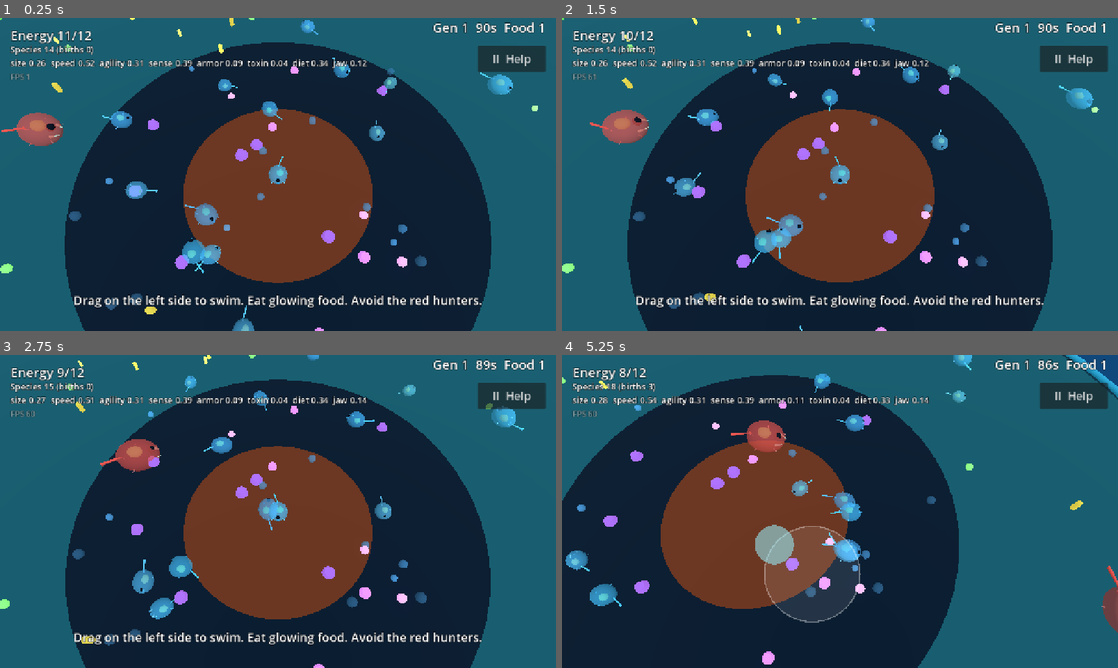
Above: before the commit, frames 1-4 (two rows, left to right).
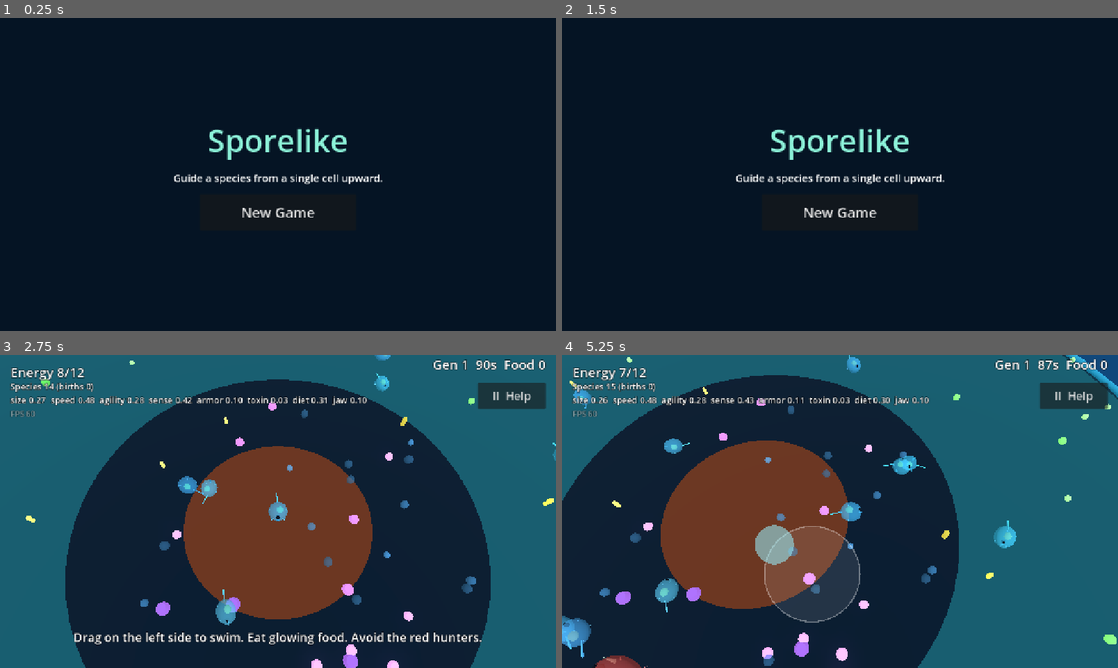
Above: after the commit, the same moments.

Repository: drag0nblad3/Sporelike-
Game: Godot game, scene res://scenes/main.tscn
The game is run twice, just before and just after one commit, with the same random seed, the same clock (stepped at 60 frames per second) and the same inputs.
Inputs (mouse positions are in pixels of both pictures, inside the frame that each line leads up to):
- Up to frame 1 (0.25 s): no input
- Up to frame 2 (1.5 s): click (1073, 58) at 0.5 s, where only the run before the commit has a clickable "II Help"; click (623, 46) at 1.25 s, where only the run before the commit has a clickable "Resume"
- Up to frame 3 (2.75 s): click (278, 549) at 2 s, where only the run after the commit has a clickable "New Game"
- Up to frame 4 (5.25 s): move the mouse to (962, 495) at 2.77 s; hold Right (ui_right) 2.78-3.5 s; click (962, 495) at 2.92 s; drag from (728, 527) to (812, 574) at 3.52 s; move the mouse to (895, 442) at 4.27 s; hold Right (ui_right) 4.28-5 s; drag from (812, 574) to (673, 464) at 5.02 s

The runs differ from the first frame. In frame 1, 59% of the frame differs, in the area x 0-100%, y 0-100%; in frame 2, 59%; in frame 3, 6.0%; in frame 4, 6.9%.

Commit message:
Add a title screen, saving, and slower starvation
The title screen offers Continue and New Game. The game saves at the start
of each generation and whenever the app is backgrounded or closed, and the
pause menu gains Save and quit. main.gd is now the title entry point and
the session moved to game.gd. Energy upkeep is 25% lower.

Co-Authored-By: Claude Opus 5.5 <noreply@anthropic.com>
Claude-Session: https://claude.ai/code/session_01LRZhwzL1ScNEsSmFRd9Hjh

Diff:
--- a/scenes/main.tscn
+++ b/scenes/main.tscn
@@ -2,5 +2,5 @@
 
 [ext_resource type="Script" path="res://scripts/main.gd" id="1_main"]
 
-[node name="Main" type="Node3D"]
+[node name="Main" type="Node"]
 script = ExtResource("1_main")
--- a/scripts/core/genome.gd
+++ b/scripts/core/genome.gd
@@ -6,6 +6,8 @@
 const TRAITS := ["size", "speed", "agility", "sense", "armor", "toxin", "diet", "jaw"]
 const MUTATION_CHANCE := 0.4
 const MUTATION_STEP := 0.08
+## Scales energy burned per second by every trait. Lower = slower starvation.
+const UPKEEP_RATE := 0.75
 
 ## diet: 0 = eats plants well, 1 = eats animals well. jaw cracks shells.
 var values := {
@@ -26,6 +28,19 @@
 		for t in TRAITS:
 			sums[t] /= genomes.size()
 	return sums
+
+
+## Rebuilds a genome saved with to_dict(); missing traits keep defaults.
+static func from_dict(data: Dictionary) -> Genome:
+	var g := Genome.new()
+	for t in TRAITS:
+		if data.has(t):
+			g.values[t] = clampf(float(data[t]), 0.0, 1.0)
+	return g
+
+
+func to_dict() -> Dictionary:
+	return values.duplicate()
 
 
 func copy() -> Genome:
@@ -82,9 +97,10 @@
 
 ## Energy burned per second. Every advantage has a running cost.
 func upkeep() -> float:
-	return 0.25 + 0.35 * value_of("size") + 0.3 * value_of("speed") + 0.2 * value_of("agility") \
-		+ 0.2 * value_of("sense") + 0.15 * value_of("armor") + 0.35 * value_of("toxin") \
-		+ 0.2 * value_of("jaw")
+	var cost := 0.25 + 0.35 * value_of("size") + 0.3 * value_of("speed") \
+		+ 0.2 * value_of("agility") + 0.2 * value_of("sense") + 0.15 * value_of("armor") \
+		+ 0.35 * value_of("toxin") + 0.2 * value_of("jaw")
+	return cost * UPKEEP_RATE
 
 
 ## Whether the jaw is strong enough for food of this hardness.
--- /dev/null
+++ b/scripts/core/save_game.gd
@@ -0,0 +1,38 @@
+class_name SaveGame
+extends RefCounted
+## Reads and writes the single save file. The contents are a plain
+## Dictionary built by GameSaver; this class only handles the file.
+
+const PATH := "user://save.json"
+const VERSION := 1
+
+
+static func exists() -> bool:
+	return not load_data().is_empty()
+
+
+static func write(data: Dictionary) -> void:
+	data["version"] = VERSION
+	var file := FileAccess.open(PATH, FileAccess.WRITE)
+	if file == null:
+		push_warning("Could not save: %s" % error_string(FileAccess.get_open_error()))
+		return
+	file.store_string(JSON.stringify(data))
+
+
+## The saved Dictionary, or an empty one if there is no usable save.
+static func load_data() -> Dictionary:
+	if not FileAccess.file_exists(PATH):
+		return {}
+	var parsed: Variant = JSON.parse_string(FileAccess.get_file_as_string(PATH))
+	if not parsed is Dictionary:
+		return {}
+	var data: Dictionary = parsed
+	if int(data.get("version", 0)) != VERSION:
+		return {}
+	return data
+
+
+static func delete() -> void:
+	if FileAccess.file_exists(PATH):
+		DirAccess.remove_absolute(ProjectSettings.globalize_path(PATH))
--- a/scripts/creatures/player_cell.gd
+++ b/scripts/creatures/player_cell.gd
@@ -1,4 +1,4 @@
 class_name PlayerCell
 extends Organism
-## The organism the player controls. main.gd sets move_input from the
+## The organism the player controls. PlayerDirector sets move_input from the
 ## joystick or keyboard, so think() does nothing here.
--- /dev/null
+++ b/scripts/game.gd
@@ -0,0 +1,155 @@
+class_name Game
+extends Node3D
+## One play session: wires the world together and runs the generation loop
+## (play a generation, see the population screen, pick a mutation, be reborn
+## as one of your kind). Starts fresh or from a save. Rules live elsewhere.
+
+signal quit_to_title
+signal generation_started(number: int)
+
+const ARENA_RADIUS := 30.0
+const DEATH_PAUSE := 1.5
+
+var ecosystem: Ecosystem
+var director: PlayerDirector
+var cycle: GenerationCycle
+var camera: CameraRig
+var hud: Hud
+var screen: PopulationScreen
+var saver: GameSaver
+var rng := RandomNumberGenerator.new()
+## Set by CI ("-- --smoke"): short generations, mutations picked automatically.
+var smoke_test := false
+
+var _save := {}
+
+
+## Call before adding to the tree. An empty save starts a new game.
+func setup(save: Dictionary, smoke: bool) -> void:
+	_save = save
+	smoke_test = smoke
+
+
+func _ready() -> void:
+	rng.randomize()
+	add_child(Arena.new(ARENA_RADIUS))
+	camera = CameraRig.new()
+	add_child(camera)
+	hud = Hud.new()
+	add_child(hud)
+	screen = PopulationScreen.new()
+	hud.add_child(screen)
+	screen.chosen.connect(_on_mutation_chosen)
+	hud.pause_menu.quit_requested.connect(_on_quit_requested)
+
+	var founder := Genome.new()
+	ecosystem = Ecosystem.new()
+	ecosystem.setup(ARENA_RADIUS, founder)
+	ecosystem.saved_members = GameSaver.members_from(_save)
+	ecosystem.births = int(_save.get("births", 0))
+	ecosystem.species_changed.connect(_refresh_species)
+	add_child(ecosystem)
+
+	cycle = GenerationCycle.new()
+	cycle.ecosystem = ecosystem
+	if smoke_test:
+		cycle.length = 2.0
+	cycle.ended.connect(_on_generation_ended)
+	add_child(cycle)
+
+	director = PlayerDirector.new()
+	director.ecosystem = ecosystem
+	director.camera = camera
+	director.hud = hud
+	director.arena_radius = ARENA_RADIUS
+	director.died.connect(_on_player_died)
+	director.ate.connect(cycle.record_food)
+	add_child(director)
+
+	saver = GameSaver.new()
+	saver.ecosystem = ecosystem
+	saver.director = director
+	saver.cycle = cycle
+	add_child(saver)
+
+	if _save.is_empty():
+		director.spawn(founder, Vector2.ZERO)
+		_begin_generation()
+	else:
+		_resume()
+	_refresh_species()
+
+
+func _process(_delta: float) -> void:
+	hud.show_generation(cycle.number, cycle.time_left, cycle.stats.food_eaten)
+
+
+func _resume() -> void:
+	var you := GameSaver.player_from(_save)
+	var you_genome: Genome = you[0]
+	var you_at: Vector2 = you[1]
+	director.spawn(you_genome, you_at)
+	director.player.energy = you[2]
+	cycle.number = int(_save.get("generation", 1)) - 1
+	cycle.begin()
+	cycle.time_left = minf(float(_save.get("time_left", cycle.length)), cycle.length)
+	saver.save_now()
+	_announce()
+
+
+func _begin_generation() -> void:
+	cycle.begin()
+	saver.save_now()
+	_announce()
+
+
+func _announce() -> void:
+	generation_started.emit(cycle.number)
+	if smoke_test:
+		print("smoke: generation %d started, species %d" % [cycle.number, ecosystem.species.size()])
+
+
+func _on_player_died(cause: String) -> void:
+	hud.flash_message("You were eaten!" if cause == "eaten" else "You starved!", DEATH_PAUSE)
+	var generation := cycle.number
+	await get_tree().create_timer(DEATH_PAUSE).timeout
+	if cycle.number == generation:
+		cycle.finish(cause)
+
+
+func _on_generation_ended(stats: GenerationStats) -> void:
+	get_tree().paused = true
+	var choices := MutationChoice.roll(rng, 3)
+	screen.open(stats, choices)
+	if smoke_test:
+		screen.call_deferred("_pick", choices[0])
+
+
+## Apply the choice, then take over a random survivor's offspring.
+func _on_mutation_chosen(choice: MutationChoice) -> void:
+	cycle.apply(choice)
+	var next_genome: Genome
+	var at := Vector2.ZERO
+	var parent := ecosystem.pick_parent()
+	if parent:
+		next_genome = parent.genome.mutated(rng)
+		at = parent.flat_pos() + Vector2.from_angle(rng.randf() * TAU) * 2.0
+	else:
+		next_genome = director.genome.copy()
+		choice.apply_to(next_genome, 1.0)
+		ecosystem.reseed(next_genome)
+	director.retire()
+	get_tree().paused = false
+	director.spawn(next_genome, at)
+	_begin_generation()
+	_refresh_species()
+
+
+func _on_quit_requested() -> void:
+	saver.save_now()
+	get_tree().paused = false
+	quit_to_title.emit()
+
+
+func _refresh_species() -> void:
+	hud.show_species(ecosystem.species.size(), ecosystem.births, ecosystem.trait_averages())
--- a/scripts/main.gd
+++ b/scripts/main.gd
@@ -1,101 +1,60 @@
-extends Node3D
-## Wires the game together and runs the generation loop: play a generation,
-## see the population screen, pick a mutation, be reborn as one of your kind.
-## Game rules live in the classes under scripts/; keep this file thin.
+extends Node
+## Entry point: shows the title screen and starts or continues a Game.
+## Keep this thin; the session itself lives in Game.
 
-const ARENA_RADIUS := 30.0
-const DEATH_PAUSE := 1.5
+## Set by CI ("-- --smoke"): skip the title, then reload the save once.
+var smoke_test := "--smoke" in OS.get_cmdline_user_args()
 
-var ecosystem: Ecosystem
-var director: PlayerDirector
-var cycle: GenerationCycle
-var camera: CameraRig
-var hud: Hud
-var screen: PopulationScreen
-var rng := RandomNumberGenerator.new()
-## Set by CI ("-- --smoke"): short generations, mutations picked automatically.
-var smoke_test := "--smoke" in OS.get_cmdline_user_args()
+var _title: TitleScreen
+var _game: Game
+var _smoke_reloaded := false
 
 
 func _ready() -> void:
-	rng.randomize()
-	add_child(Arena.new(ARENA_RADIUS))
-	camera = CameraRig.new()
-	add_child(camera)
-	hud = Hud.new()
-	add_child(hud)
-	screen = PopulationScreen.new()
-	hud.add_child(screen)
-	screen.chosen.connect(_on_mutation_chosen)
-
-	var founder := Genome.new()
-	ecosystem = Ecosystem.new()
-	ecosystem.setup(ARENA_RADIUS, founder)
-	ecosystem.species_changed.connect(_refresh_species)
-	add_child(ecosystem)
-
-	cycle = GenerationCycle.new()
-	cycle.ecosystem = ecosystem
+	_title = TitleScreen.new()
+	_title.new_game.connect(_on_new_game)
+	_title.continue_game.connect(_on_continue)
+	add_child(_title)
 	if smoke_test:
-		cycle.length = 2.0
-	cycle.ended.connect(_on_generation_ended)
-	add_child(cycle)
-
-	director = PlayerDirector.new()
-	director.ecosystem = ecosystem
-	director.camera = camera
-	director.hud = hud
-	director.arena_radius = ARENA_RADIUS
-	director.died.connect(_on_player_died)
-	director.ate.connect(cycle.record_food)
-	add_child(director)
-
-	director.spawn(founder, Vector2.ZERO)
-	cycle.begin()
-	_refresh_species()
+		SaveGame.delete()
+		_on_new_game.call_deferred()
+	else:
+		_title.open(SaveGame.exists())
 
 
-func _process(_delta: float) -> void:
-	hud.show_generation(cycle.number, cycle.time_left, cycle.stats.food_eaten)
+func _on_new_game() -> void:
+	SaveGame.delete()
+	_start({})
 
 
-func _on_player_died(cause: String) -> void:
-	hud.flash_message("You were eaten!" if cause == "eaten" else "You starved!", DEATH_PAUSE)
-	var generation := cycle.number
-	await get_tree().create_timer(DEATH_PAUSE).timeout
-	if cycle.number == generation:
-		cycle.finish(cause)
+func _on_continue() -> void:
+	_start(SaveGame.load_data())
 
 
-func _on_generation_ended(stats: GenerationStats) -> void:
-	get_tree().paused = true
-	var choices := MutationChoice.roll(rng, 3)
-	screen.open(stats, choices)
-	if smoke_test:
-		screen.call_deferred("_pick", choices[0])
+func _start(save: Dictionary) -> void:
+	_close_game()
+	_title.visible = false
+	_game = Game.new()
+	_game.setup(save, smoke_test)
+	_game.quit_to_title.connect(_on_quit_to_title)
+	_game.generation_started.connect(_on_generation_started)
+	add_child(_game)
 
 
-## Apply the choice, then take over a random survivor's offspring.
-func _on_mutation_chosen(choice: MutationChoice) -> void:
-	cycle.apply(choice)
-	var next_genome: Genome
-	var at := Vector2.ZERO
-	var parent := ecosystem.pick_parent()
-	if parent:
-		next_genome = parent.genome.mutated(rng)
-		at = parent.flat_pos() + Vector2.from_angle(rng.randf() * TAU) * 2.0
-	else:
-		next_genome = director.genome.copy()
-		choice.apply_to(next_genome, 1.0)
-		ecosystem.reseed(next_genome)
-	director.retire()
-	get_tree().paused = false
-	director.spawn(next_genome, at)
-	cycle.begin()
-	_refresh_species()
-	if smoke_test:
-		print("smoke: generation %d started, species %d" % [cycle.number, ecosystem.species.size()])
+func _on_quit_to_title() -> void:
+	_close_game()
+	_title.open(SaveGame.exists())
 
 
-func _refresh_species() -> void:
-	hud.show_species(ecosystem.species.size(), ecosystem.births, ecosystem.trait_averages())
+func _close_game() -> void:
+	if is_instance_valid(_game):
+		_game.queue_free()
+	_game = null
+
+
+## In CI, exercise saving and loading once by reloading generation 2.
+func _on_generation_started(number: int) -> void:
+	if smoke_test and number == 2 and not _smoke_reloaded:
+		_smoke_reloaded = true
+		print("smoke: reloading save")
+		_on_continue.call_deferred()
--- a/scripts/ui/hud.gd
+++ b/scripts/ui/hud.gd
@@ -1,7 +1,7 @@
 class_name Hud
 extends CanvasLayer
 ## On-screen text, the touch joystick, and the pause button with its menu.
-## The population screen is added as a child by main.gd.
+## The population screen is added as a child by Game.
 
 var joystick: VirtualJoystick
 var pause_menu: PauseMenu
--- a/scripts/ui/pause_menu.gd
+++ b/scripts/ui/pause_menu.gd
@@ -2,6 +2,8 @@
 extends Control
 ## Pauses the game and shows the glossary of in-game terms. Opened from the
 ## HUD's pause button or Esc; Resume (or Esc again) closes it.
+
+signal quit_requested
 
 const MARGIN := 32
 
@@ -28,13 +30,12 @@
 	column.add_theme_constant_override("separation", 12)
 	frame.add_child(column)
 
-	var resume := Button.new()
-	resume.text = "Resume"
-	resume.custom_minimum_size = Vector2(220, 72)
-	resume.size_flags_horizontal = Control.SIZE_SHRINK_CENTER
-	resume.add_theme_font_size_override("font_size", 28)
-	resume.pressed.connect(close)
-	column.add_child(resume)
+	var buttons := HBoxContainer.new()
+	buttons.alignment = BoxContainer.ALIGNMENT_CENTER
+	buttons.add_theme_constant_override("separation", 24)
+	column.add_child(buttons)
+	buttons.add_child(_button("Resume", close))
+	buttons.add_child(_button("Save and quit", _on_quit))
 
 	var scroll := ScrollContainer.new()
 	scroll.size_flags_vertical = Control.SIZE_EXPAND_FILL
@@ -74,3 +75,17 @@
 		return
 	visible = false
 	get_tree().paused = false
+
+
+func _on_quit() -> void:
+	visible = false
+	quit_requested.emit()
+
+
+func _button(label: String, action: Callable) -> Button:
+	var button := Button.new()
+	button.text = label
+	button.custom_minimum_size = Vector2(240, 72)
+	button.add_theme_font_size_override("font_size", 28)
+	button.pressed.connect(action)
+	return button
--- /dev/null
+++ b/scripts/ui/title_screen.gd
@@ -0,0 +1,72 @@
+class_name TitleScreen
+extends CanvasLayer
+## The first screen: the game's name, Continue (only when a save exists)
+## and New Game. Starting a new game over a save asks to confirm first.
+
+signal new_game
+signal continue_game
+
+var _continue: Button
+var _new: Button
+var _confirming := false
+var _has_save := false
+
+
+func _ready() -> void:
+	var shade := ColorRect.new()
+	shade.color = Color(0.02, 0.08, 0.14)
+	shade.set_anchors_preset(Control.PRESET_FULL_RECT)
+	add_child(shade)
+
+	var column := VBoxContainer.new()
+	column.set_anchors_preset(Control.PRESET_CENTER)
+	column.grow_horizontal = Control.GROW_DIRECTION_BOTH
+	column.grow_vertical = Control.GROW_DIRECTION_BOTH
+	column.alignment = BoxContainer.ALIGNMENT_CENTER
+	column.add_theme_constant_override("separation", 20)
+	add_child(column)
+
+	var title := Label.new()
+	title.text = "Sporelike"
+	title.horizontal_alignment = HORIZONTAL_ALIGNMENT_CENTER
+	title.add_theme_font_size_override("font_size", 72)
+	title.add_theme_color_override("font_color", Color(0.55, 0.95, 0.85))
+	column.add_child(title)
+
+	var tagline := Label.new()
+	tagline.text = "Guide a species from a single cell upward."
+	tagline.horizontal_alignment = HORIZONTAL_ALIGNMENT_CENTER
+	tagline.add_theme_font_size_override("font_size", 24)
+	column.add_child(tagline)
+
+	_continue = _button("Continue", func() -> void: continue_game.emit())
+	column.add_child(_continue)
+	_new = _button("New Game", _on_new_pressed)
+	column.add_child(_new)
+
+
+## Shows the title; Continue appears only when there is a save to load.
+func open(has_save: bool) -> void:
+	_has_save = has_save
+	_confirming = false
+	_continue.visible = has_save
+	_new.text = "New Game"
+	visible = true
+
+
+func _on_new_pressed() -> void:
+	if _has_save and not _confirming:
+		_confirming = true
+		_new.text = "Tap again: erase save"
+		return
+	new_game.emit()
+
+
+func _button(label: String, action: Callable) -> Button:
+	var button := Button.new()
+	button.text = label
+	button.custom_minimum_size = Vector2(360, 84)
+	button.size_flags_horizontal = Control.SIZE_SHRINK_CENTER
+	button.add_theme_font_size_override("font_size", 32)
+	button.pressed.connect(action)
+	return button
--- a/scripts/world/ecosystem.gd
+++ b/scripts/world/ecosystem.gd
@@ -18,6 +18,9 @@
 var species: Array[SpeciesCell] = []
 var predators: Array[Predator] = []
 var births := 0
+## Members to restore from a save as [Genome, Vector2, energy]; set before
+## the ecosystem enters the tree. Empty means start fresh from the founder.
+var saved_members: Array = []
 
 var _founder: Genome
 
@@ -32,8 +35,14 @@
 	food = FoodField.new()
 	food.setup(arena_radius, rng)
 	add_child(food)
-	for _i in START_POPULATION:
-		spawn_member(_founder.mutated(rng).mutated(rng), _random_point(4.0, 20.0), 6.0)
+	for entry in saved_members:
+		var saved_genome: Genome = entry[0]
+		var saved_at: Vector2 = entry[1]
+		var saved_energy: float = entry[2]
+		spawn_member(saved_genome, saved_at, saved_energy)
+	if saved_members.is_empty():
+		for _i in START_POPULATION:
+			spawn_member(_founder.mutated(rng).mutated(rng), _random_point(4.0, 20.0), 6.0)
 	for _i in PREDATOR_COUNT:
 		_spawn_predator(_random_point(14.0, arena_radius - 3.0))
 
--- /dev/null
+++ b/scripts/world/game_saver.gd
@@ -0,0 +1,63 @@
+class_name GameSaver
+extends Node
+## Turns the running game into a save Dictionary and back. Saves on its own
+## when the app is sent to the background or closed, since Android may kill
+## a backgrounded app without warning.
+
+var ecosystem: Ecosystem
+var director: PlayerDirector
+var cycle: GenerationCycle
+
+
+func _notification(what: int) -> void:
+	if what in [NOTIFICATION_APPLICATION_PAUSED, NOTIFICATION_WM_CLOSE_REQUEST,
+			NOTIFICATION_WM_GO_BACK_REQUEST, NOTIFICATION_APPLICATION_FOCUS_OUT]:
+		save_now()
+
+
+## Saves the generation in progress. Between generations (population screen
+## open) the save from the start of the generation is kept instead.
+func save_now() -> void:
+	if not cycle.running:
+		return
+	var members: Array = []
+	for cell in ecosystem.species:
+		if cell.alive:
+			members.append(_organism_entry(cell))
+	var you := {"genome": director.genome.to_dict(), "x": 0.0, "y": 0.0, "energy": 8.0}
+	if director.is_alive():
+		you = _organism_entry(director.player)
+	SaveGame.write({
+		"generation": cycle.number,
+		"time_left": cycle.time_left,
+		"births": ecosystem.births,
+		"player": you,
+		"species": members,
+	})
+
+
+static func _organism_entry(org: Organism) -> Dictionary:
+	var at := org.flat_pos()
+	return {"genome": org.genome.to_dict(), "x": at.x, "y": at.y, "energy": org.energy}
+
+
+## Saved species members as spawn entries: [Genome, Vector2, energy].
+static func members_from(data: Dictionary) -> Array:
+	var out: Array = []
+	var list: Array = data.get("species", [])
+	for item in list:
+		var entry: Dictionary = item
+		out.append(_spawn_entry(entry))
+	return out
+
+
+## The saved player as a spawn entry: [Genome, Vector2, energy].
+static func player_from(data: Dictionary) -> Array:
+	var entry: Dictionary = data.get("player", {})
+	return _spawn_entry(entry)
+
+
+static func _spawn_entry(entry: Dictionary) -> Array:
+	var genome_data: Dictionary = entry.get("genome", {})
+	var at := Vector2(float(entry.get("x", 0.0)), float(entry.get("y", 0.0)))
+	return [Genome.from_dict(genome_data), at, float(entry.get("energy", 6.0))]
Not shown, changed: CLAUDE.md
